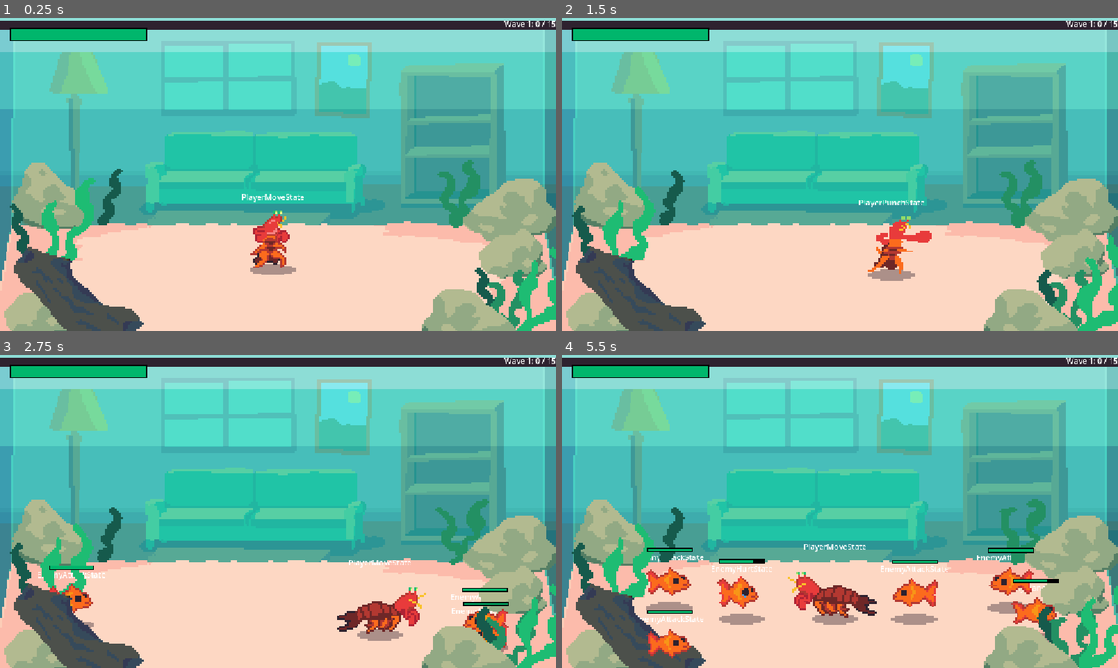
Above: before the commit, frames 1-4 (two rows, left to right).
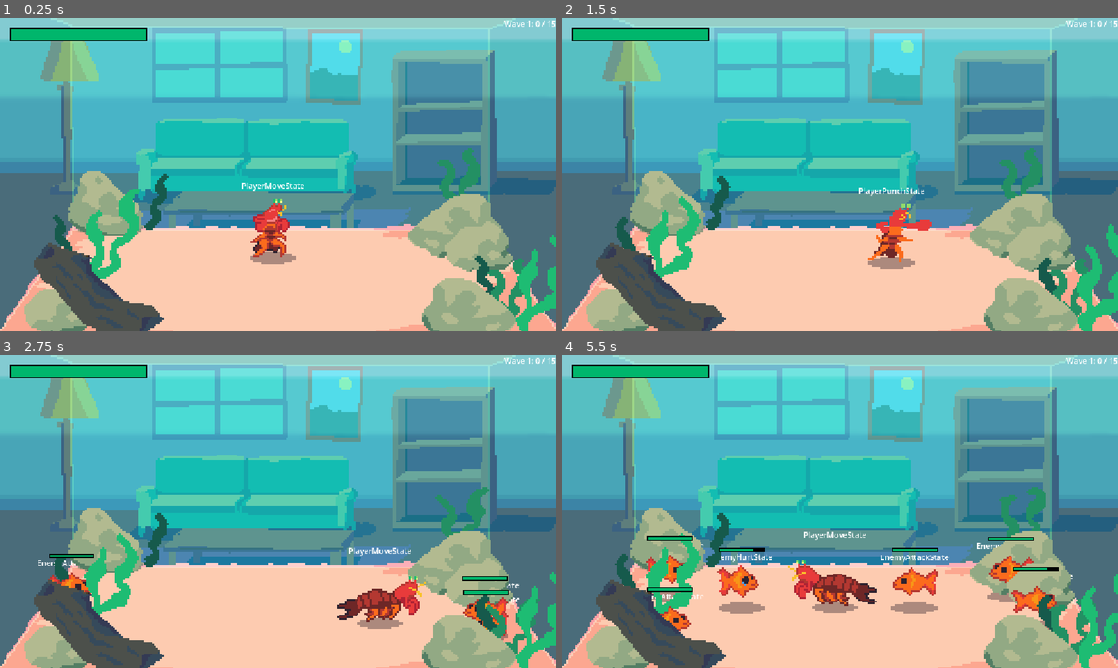
Above: after the commit, the same moments.

Repository: zhang-edward/shrimp-beat-em-up
Game: Godot game, scene res://scenes/Game.tscn
Two runs of this game, one before a commit and one after it. Both use one fixed random seed, a clock stepped at 60 frames per second and the inputs below.
Inputs:
- Up to frame 1 (0.25 s): no input
- Up to frame 2 (1.5 s): hold Right (move_right) 0.53-1.28 s; tap F (attack) at 0.6, 1.35 s; tap Space (jump) at 0.77 s; hold Down (move_down) from 1.28 s (still down)
- Up to frame 3 (2.75 s): tap Space (jump) at 1.52 s; release Down (move_down) at 2.03 s; hold Right (move_right) from 2.03 s (still down); tap F (attack) at 2.1 s
- Up to frame 4 (5.5 s): release Right (move_right) at 2.78 s; hold Up (move_up) 2.78-3.53 s; tap F (attack) every 0.75 s from 2.85 to 5.1 s; tap Space (jump) at 3.02, 3.77, 4.52 s; hold Left (move_left) 3.53-5.03 s; hold Down (move_down) from 5.03 s (still down)

The runs differ from the first frame. In frame 1, 57% of the frame differs, in the area x 0-100%, y 0-100%; in frame 2, 57%; in frame 3, 58%; in frame 4, 61%.

Commit message:
Fish tank adjustments

Diff:
--- a/scenes/Game.tscn
+++ b/scenes/Game.tscn
@@ -106,7 +106,7 @@
 }]
 
 [sub_resource type="RectangleShape2D" id="RectangleShape2D_mod73"]
-size = Vector2(1216, 389)
+size = Vector2(1216, 57.5)
 
 [node name="Game" type="Node2D" unique_id=67653856]
 script = ExtResource("1_ibkli")
@@ -155,21 +155,21 @@
 
 [node name="Rock1" type="Sprite2D" parent="Entities/Props" unique_id=1480612877]
 y_sort_enabled = true
-position = Vector2(-471, 104)
+position = Vector2(-355, 144)
 scale = Vector2(4, 4)
 texture = ExtResource("9_3xj3m")
 offset = Vector2(0, -16)
 
 [node name="Log1" type="Sprite2D" parent="Entities/Props" unique_id=1657274146]
 y_sort_enabled = true
-position = Vector2(-408, 321)
+position = Vector2(-367, 336)
 scale = Vector2(4, 4)
 texture = ExtResource("8_2rd6h")
 offset = Vector2(0, -15)
 
 [node name="Rock2" type="Sprite2D" parent="Entities/Props" unique_id=337832543]
 y_sort_enabled = true
-position = Vector2(475, 133)
+position = Vector2(362, 188)
 scale = Vector2(4, 4)
 texture = ExtResource("10_mcffj")
 offset = Vector2(0, -16)
@@ -184,21 +184,21 @@
 
 [node name="Rock3" type="Sprite2D" parent="Entities/Props" unique_id=767440676]
 y_sort_enabled = true
-position = Vector2(-496, 318)
+position = Vector2(-455, 333)
 scale = Vector2(4, 4)
 texture = ExtResource("11_2rd6h")
 offset = Vector2(0, -8)
 
 [node name="Rock4" type="Sprite2D" parent="Entities/Props" unique_id=107203615]
 y_sort_enabled = true
-position = Vector2(489, 201)
+position = Vector2(418, 209)
 scale = Vector2(4, 4)
 texture = ExtResource("11_2rd6h")
 offset = Vector2(0, -9)
 
 [node name="Seaweed4" type="AnimatedSprite2D" parent="Entities/Props" unique_id=2033097957]
 y_sort_enabled = true
-position = Vector2(-445, 212)
+position = Vector2(-353, 257)
 scale = Vector2(4, 4)
 sprite_frames = SubResource("SpriteFrames_7ua8r")
 offset = Vector2(0, -24)
@@ -206,7 +206,7 @@
 
 [node name="Seaweed1" type="AnimatedSprite2D" parent="Entities/Props" unique_id=1320274558]
 y_sort_enabled = true
-position = Vector2(-354, 104)
+position = Vector2(-258, 140)
 scale = Vector2(4, 4)
 sprite_frames = SubResource("SpriteFrames_mod73")
 offset = Vector2(0, -15.08)
@@ -214,7 +214,7 @@
 
 [node name="Seaweed5" type="AnimatedSprite2D" parent="Entities/Props" unique_id=330900740]
 y_sort_enabled = true
-position = Vector2(-524, 177)
+position = Vector2(-435, 224)
 scale = Vector2(4, 4)
 sprite_frames = SubResource("SpriteFrames_mod73")
 offset = Vector2(0, -15.08)
@@ -267,14 +267,18 @@
 texture = ExtResource("4_g4kob")
 metadata/_edit_lock_ = true
 
-[node name="StaticBody2D" type="StaticBody2D" parent="BG" unique_id=432593465]
+[node name="Boundaries" type="StaticBody2D" parent="BG" unique_id=432593465]
 position = Vector2(1, 41)
 collision_layer = 2
 collision_mask = 3
 metadata/_edit_lock_ = true
 
-[node name="CollisionShape2D" type="CollisionShape2D" parent="BG/StaticBody2D" unique_id=1428512183]
-position = Vector2(1, -129)
+[node name="CollisionShape2D" type="CollisionShape2D" parent="BG/Boundaries" unique_id=1428512183]
+position = Vector2(1, 36.75)
+shape = SubResource("RectangleShape2D_mod73")
+
+[node name="CollisionShape2D2" type="CollisionShape2D" parent="BG/Boundaries" unique_id=206786321]
+position = Vector2(1, 374)
 shape = SubResource("RectangleShape2D_mod73")
 
 [node name="BG" type="Sprite2D" parent="BG" unique_id=427071469]
@@ -284,3 +288,4 @@
 metadata/_edit_lock_ = true
 
 [node name="Camera2D" type="Camera2D" parent="." unique_id=983189321]
+position = Vector2(0, 24)
Binary file changed: sprites/bg_sm.aseprite
Binary file changed: sprites/bg_sm.png
